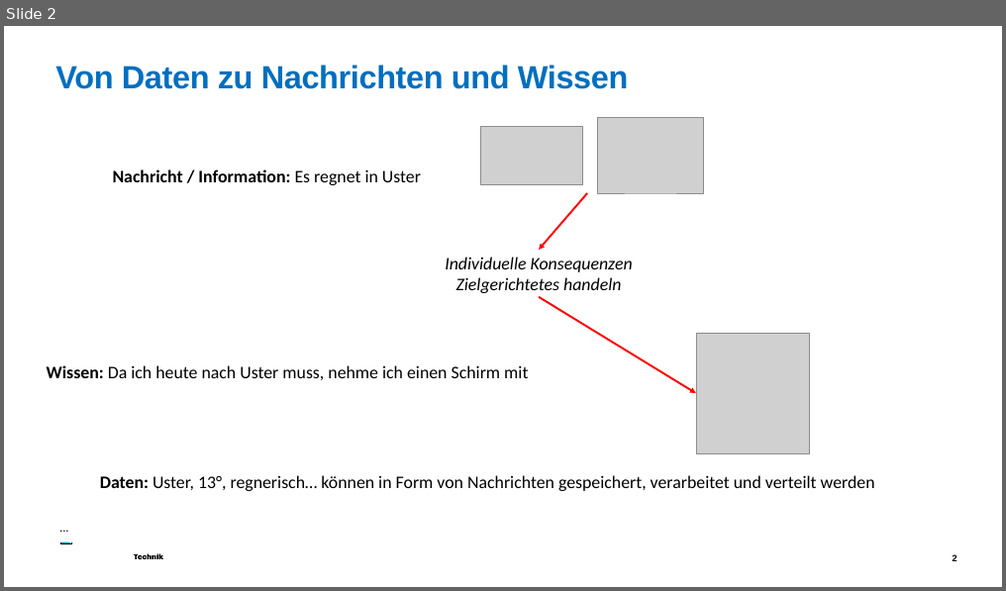
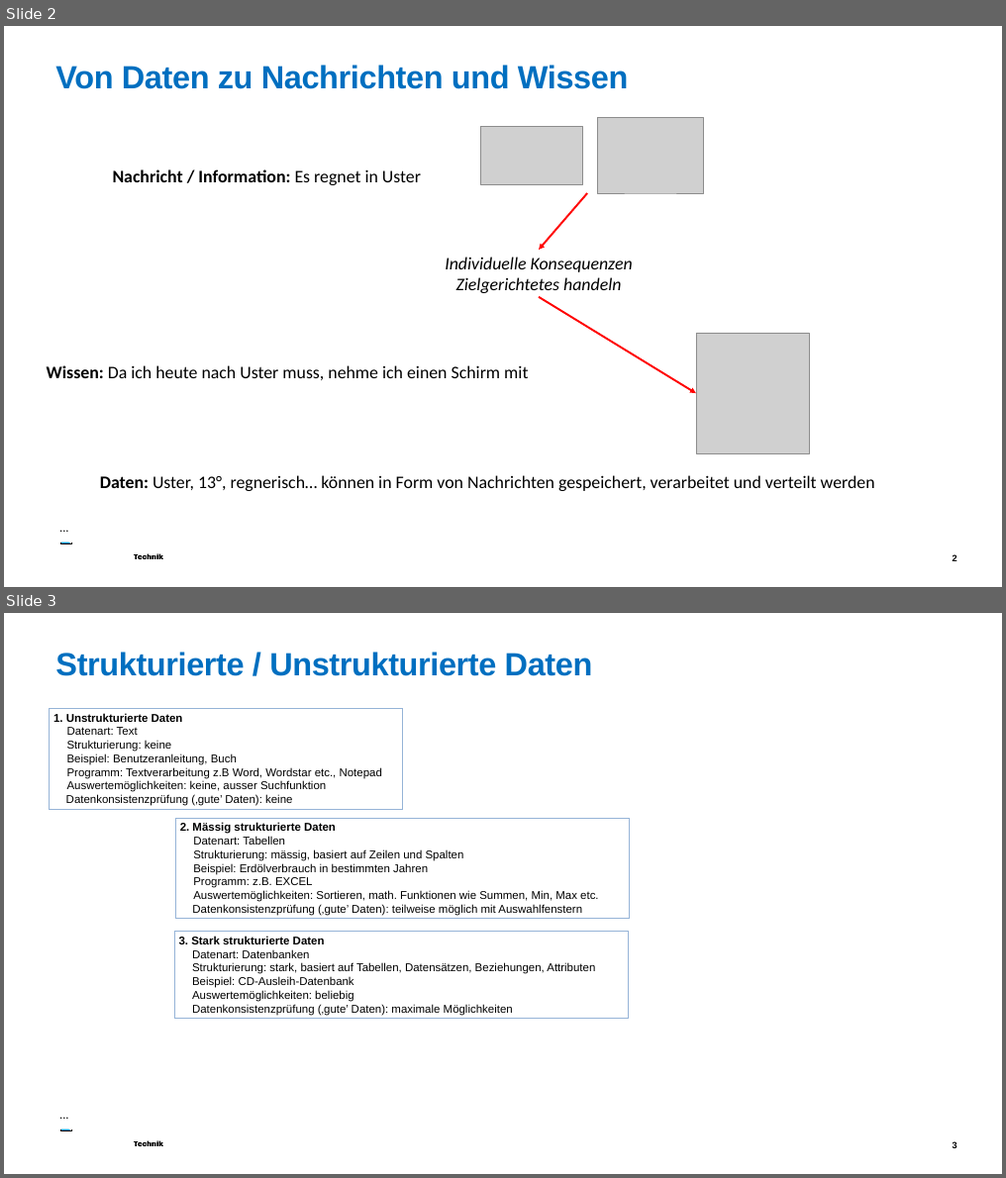
Before and after one commit to walter-rothlin/Source-Code, a slide deck: SchulungsUnterlagen/BZU/162_Einführung_Grundlagen_01.pptx. Shown one above the other, each under a label of ours: slide 2 before the commit, slides 2 and 3 after it. The pictures are 1006x591 and 1006x1178 pixels, drawn with LibreOffice and Linux fonts; fonts in the diff are those of the drawing; grey boxes stand for pictures; background and template pictures are left out. Boxes give left, top, right and bottom in pixels: in the first picture for what was removed or moved away, otherwise in the second. Text is boxed around its words. In the diff, an @@ line names an element or a change of style, - is before the commit and + after.

```diff
--- a/SchulungsUnterlagen/BZU/162_Einführung_Grundlagen_01.pptx
+++ b/SchulungsUnterlagen/BZU/162_Einführung_Grundlagen_01.pptx
@@ slide 3 added at (x1=4, y1=613, x2=1002, y2=1174), background #FFFFFF; not listed: 9 template elements that a slide beside it also shows @@
@@ title added at (x1=55, y1=652, x2=593, y2=676), 51 pt, text #006FC0, bold @@
+Strukturierte / Unstrukturierte Daten
@@ rectangle added at (x1=49, y1=708, x2=402, y2=809), outline #95B3D7 0.75 pt, 18 pt, text #000000 @@
+1. Unstrukturierte Daten
+Datenart: Text
+Strukturierung: keine
+Beispiel: Benutzeranleitung, Buch
+Programm: Textverarbeitung z.B Word, Wordstar etc., Notepad
+Auswertemöglichkeiten: keine, ausser Suchfunktion
+Datenkonsistenzprüfung (‚gute’ Daten): keine
@@ rectangle added at (x1=175, y1=818, x2=630, y2=919), outline #95B3D7 0.75 pt, 18 pt, text #000000 @@
+2. Mässig strukturierte Daten
+Datenart: Tabellen
+Strukturierung: mässig, basiert auf Zeilen und Spalten
+Beispiel: Erdölverbrauch in bestimmten Jahren
+Programm: z.B. EXCEL
+Auswertemöglichkeiten: Sortieren, math. Funktionen wie Summen, Min, Max etc.
+Datenkonsistenzprüfung (‚gute’ Daten): teilweise möglich mit Auswahlfenstern
@@ rectangle added at (x1=174, y1=932, x2=628, y2=1019), outline #95B3D7 0.75 pt, 18 pt, text #000000 @@
+3. Stark strukturierte Daten
+Datenart: Datenbanken
+Strukturierung: stark, basiert auf Tabellen, Datensätzen, Beziehungen, Attributen
+Beispiel: CD-Ausleih-Datenbank
+Auswertemöglichkeiten: beliebig
+Datenkonsistenzprüfung (‚gute’ Daten): maximale Möglichkeiten
@@ text added at (x1=58, y1=1107, x2=69, y2=1123), 19.5 pt, text #000000 @@
+...
@@ freeform shape added at (x1=59, y1=1108, x2=72, y2=1130), fill #FFFFFF @@
@@ freeform shape added at (x1=60, y1=1121, x2=70, y2=1132), fill #009FE3 @@
@@ freeform shape added at (x1=60, y1=1131, x2=71, y2=1131), outline #000000 0.5 pt @@
@@ freeform shape added at (x1=60, y1=1130, x2=60, y2=1131), outline #000000 0.5 pt @@
@@ freeform shape added at (x1=71, y1=1130, x2=71, y2=1131), outline #000000 0.46 pt @@
@@ page number added at (x1=952, y1=1142, x2=957, y2=1151), 14.5 pt, text #000000, bold @@
+3
```
Also in this commit, not shown: 2 slides changed, 6 other files.
